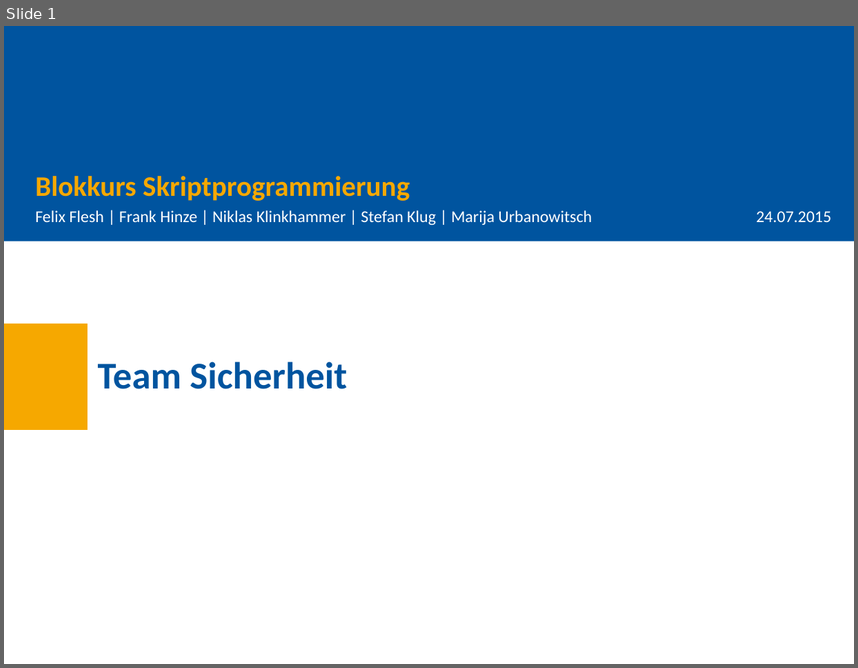
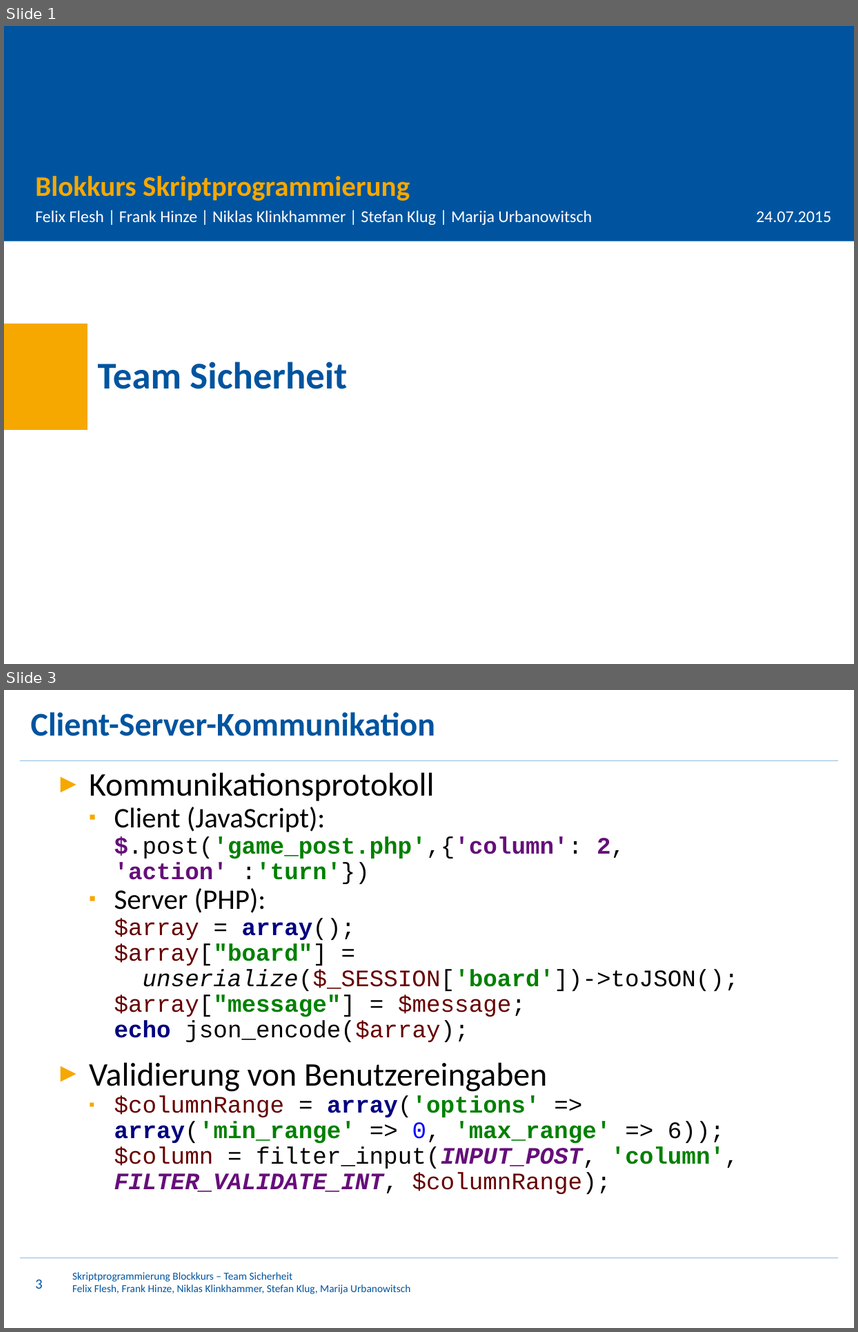
Before and after one commit to StKlug/SkriptprogrammierungBrowserspiel, a slide deck: Praesentation.pptx. Shown one above the other, each under a label of ours: slide 1 before the commit, slides 1 and 3 after it; the slides between them are not shown. The pictures are 858x668 and 858x1332 pixels, drawn with LibreOffice and Linux fonts; fonts in the diff are those of the drawing. Boxes give left, top, right and bottom in pixels: in the first picture for what was removed or moved away, otherwise in the second. Text is boxed around its words. In the diff, an @@ line names an element or a change of style, - is before the commit and + after.

```diff
--- a/Praesentation.pptx
+++ b/Praesentation.pptx
@@ slide 3 added at (4,690,854,1328), background #FFFFFF @@
@@ title added at (31,712,435,736), 28 pt, text #00549F, bold @@
+Client-Server-Kommunikation
@@ line added from (20, 760) to (838, 760), #8EBAE5 0.75 pt @@
@@ text added at (89,772,739,1194), 20 pt, text #000000 @@
+► Kommunikationsprotokoll
+  ▪ Client (JavaScript):
+    $.post('game_post.php',{'column': 2,
+    'action' :'turn'})
+  ▪ Server (PHP):
+    $array = array();
+    $array["board"] =
+    unserialize($_SESSION['board'])->toJSON();
+    $array["message"] = $message;
+    echo json_encode($array);
+► Validierung von Benutzereingaben
+  ▪ $columnRange = array('options' => array('min_range' => 0, 'max_range' => 6));
+    $column = filter_input(INPUT_POST, 'column', FILTER_VALIDATE_INT, $columnRange);
@@ line added from (20, 1258) to (838, 1258), #8EBAE5 0.75 pt @@
@@ page number added at (35,1279,42,1288), 12 pt, text #00549F @@
+3
@@ text added at (72,1272,410,1294), 9 pt, text #00549F @@
+Skriptprogrammierung Blockkurs – Team Sicherheit
+Felix Flesh, Frank Hinze, Niklas Klinkhammer, Stefan Klug, Marija Urbanowitsch
```
Also in this commit, not shown: 4 other slides added, 1 slide removed, 2 other files.
